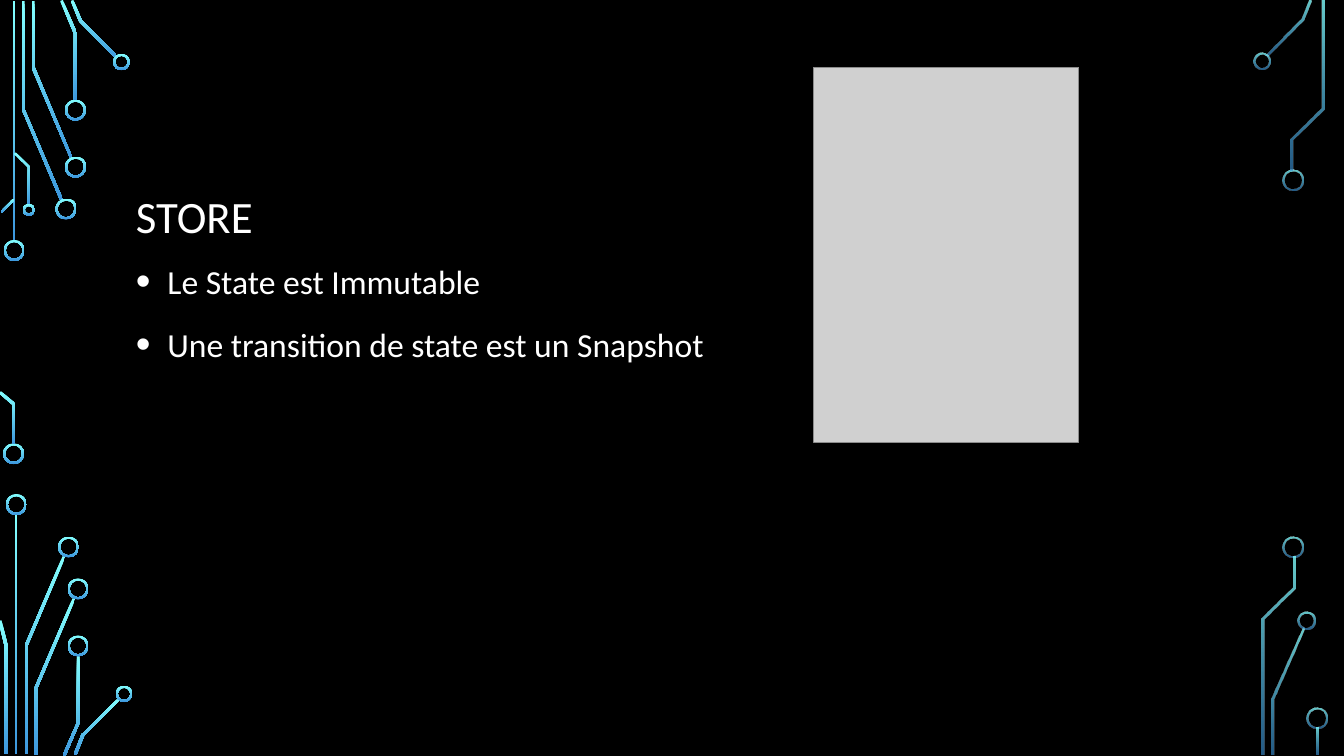
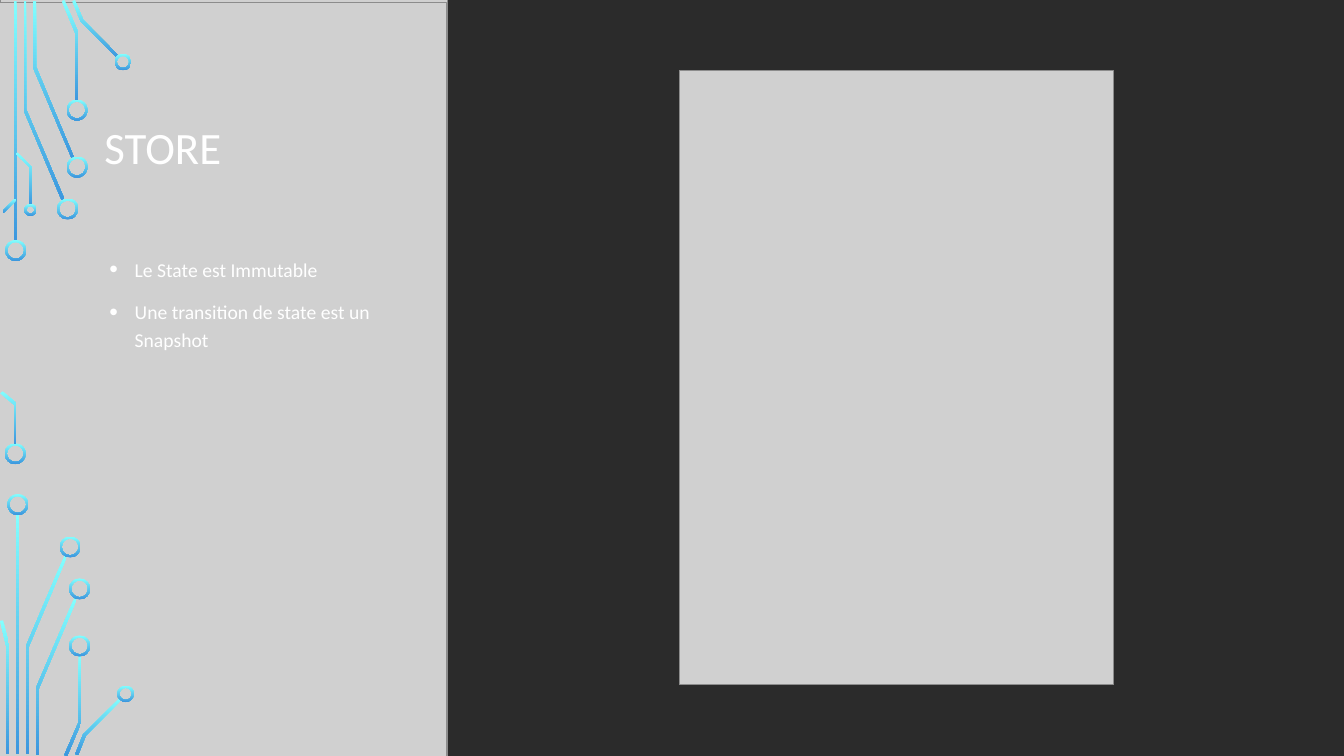
Before and after one commit to samuelgaudreau/formation-front-end-3, a slide deck: slide 7 of part-1/Redux+Patterns.pptx. Drawn at 1344x756 pixels with LibreOffice and Linux fonts; fonts in the diff are those of the drawing; grey boxes stand for pictures; background and template pictures are left out; a plain dark background stands for a picture behind light text. Boxes give left, top, right and bottom in pixels: in the first picture for what was removed or moved away, otherwise in the second. Text is boxed around its words. In the diff, an @@ line names an element or a change of style, - is before the commit and + after.

```diff
--- a/part-1/Redux+Patterns.pptx
+++ b/part-1/Redux+Patterns.pptx
@@ rectangle added at (0,0,1344,756), fill #FFFFFF @@
@@ picture added at (0,0,448,756) @@
@@ picture added at (0,3,448,756) @@
@@ fill gradient #82FFFF to #3D97DE to gradient #134770 to #B4FFFF in 12 elements at (22,1,63,201), (31,1,72,158), (60,0,78,101), (71,0,117,58), (0,391,15,445), (0,620,7,754), (1266,0,1313,56), (1271,628,1305,755), (1292,1,1325,171), (1261,557,1296,755), (1317,727,1320,755), (12,1,15,242) @@
@@ title "STORE": place and size @@
-title "STORE" at (136,204,253,234)
+title "STORE" at (104,135,221,164)
@@ title "STORE" at (104,135,221,164): vertical alignment bottom to middle @@
@@ picture: place and size @@
-picture at (814,68,1079,443)
+picture at (680,71,1114,685)
@@ text "Le State est Immutable": place and size @@
-text "Le State est Immutable" at (167,270,703,363)
+text "Le State est Immutable" at (135,264,370,350)
@@ text "Le State est Immutable" at (135,264,370,350): size 24 to 14 pt; indent changed @@
@@ group added at (0,0,134,756): 24 freeform shapes, 2 rectangles @@
@@ group removed at (1,52,1328,756): 23 freeform shapes, 1 rectangle @@
@@ group added at (0,0,1325,755): 10 freeform shapes, 2 rectangles @@
```
Also in this commit, not shown: 7 other slides changed, 5 slides added, 2 slides removed.
